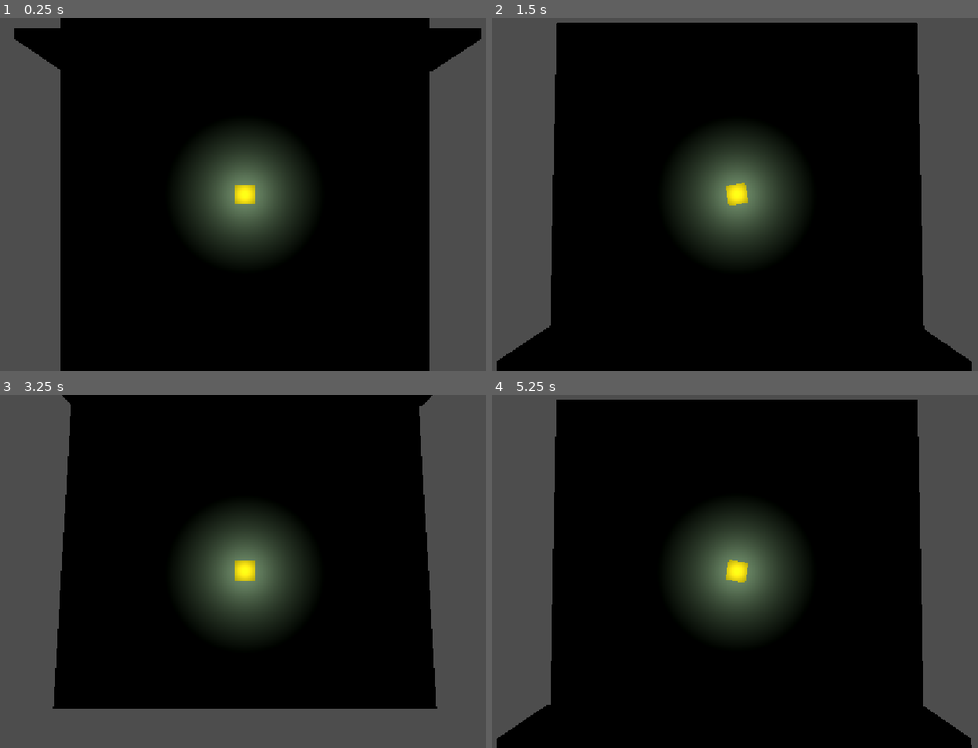
Above: before the commit, frames 1-4 (two rows, left to right).
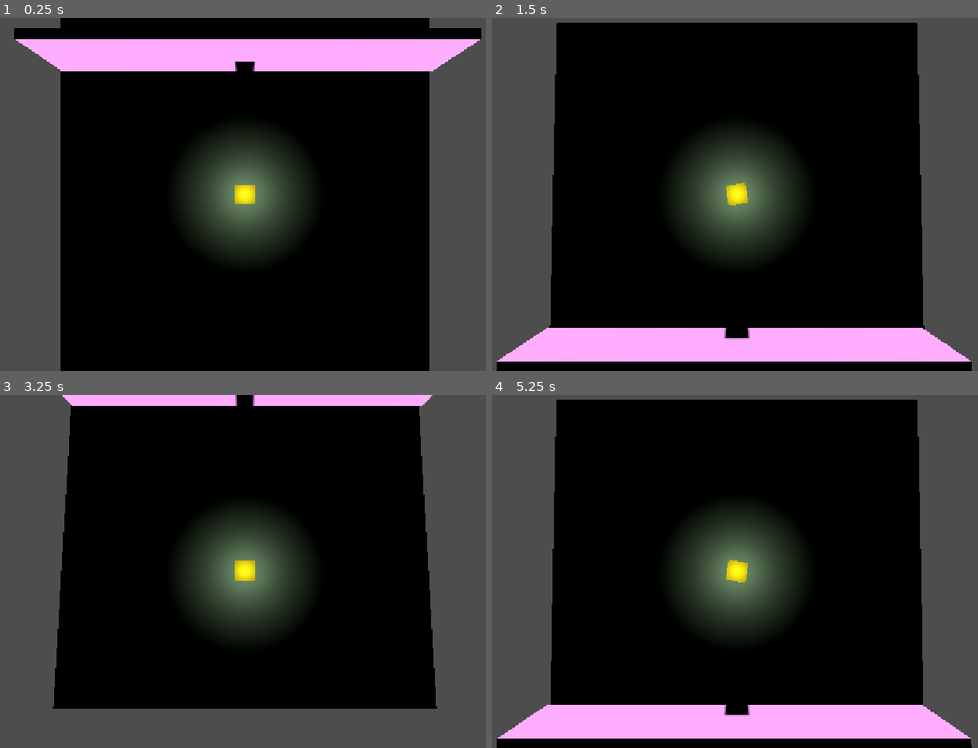
Above: after the commit, the same moments.

Repository: Rovert-XI/Hey-HO
Game: Godot game, scene res://zona_c.tscn
Same seed, same stepped clock (60 frames per second), same inputs: the game is played once before the commit and once after it.
Inputs:
- Up to frame 1 (0.25 s): no input
- Up to frame 2 (1.5 s): tap Enter at 0.5 s; hold D 0.53-1.28 s; tap Space at 1.25 s; hold S from 1.28 s (still down)
- Up to frame 3 (3.25 s): release S at 2.03 s; hold D 2.03-2.78 s; hold W (adelante) from 2.78 s (still down)
- Up to frame 4 (5.25 s): release W (adelante) at 3.53 s; hold A 3.53-5.03 s; hold S from 5.03 s (still down)

The runs differ from the first frame. In frame 1, 7.7% of the frame differs, in the area x 3-99%, y 6-16%; in frame 2, 8.2%, in the area x 0-99%, y 87-98%; in frame 3, 2.2%; in frame 4, 8.2%.

Commit message:
Tarea C - nivel 2

Diff:
--- a/hey-ho!/luz_jugador.gd
+++ b/hey-ho!/luz_jugador.gd
@@ -6,7 +6,7 @@
 	position = Vector3(0.0, altura, 0.0)
 	omni_range = rango # en un SpotLight3D es spot_range
 	omni_attenuation = 2.0 # la que se parece a 1/d²
-	print(atenuacion(1.0), " ", atenuacion(2.0), " ", atenuacion(4.0))
+	print("atenuación: ",atenuacion(1.0), " ", atenuacion(2.0), " ", atenuacion(4.0))
 
 static func atenuacion(d: float, exponente: float = 2.0) -> float:
 	return 1.0 / pow(maxf(d, 0.0001), exponente)
--- a/hey-ho!/zona_c.tscn
+++ b/hey-ho!/zona_c.tscn
@@ -73,3 +73,8 @@
 [node name="MeshInstance3D" type="MeshInstance3D" parent="." unique_id=541175609]
 transform = Transform3D(1, 0, 0, 0, 1, 0, 0, 0, 1, 0.122000694, 1.5954351, -6.924284)
 mesh = SubResource("BoxMesh_ticvn")
+
+[node name="Sol" type="DirectionalLight3D" parent="." unique_id=1279161931]
+shadow_enabled = true
+shadow_bias = 3.0
+shadow_normal_bias = 6.0
